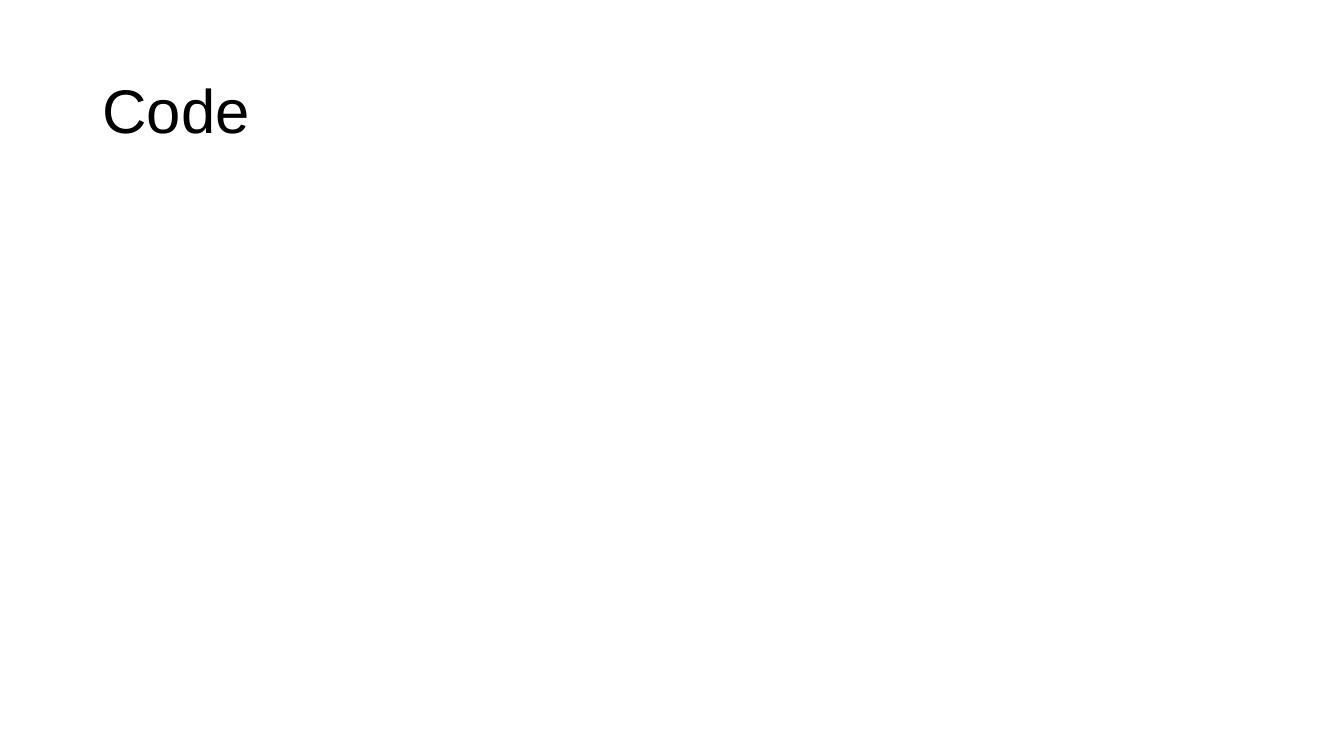
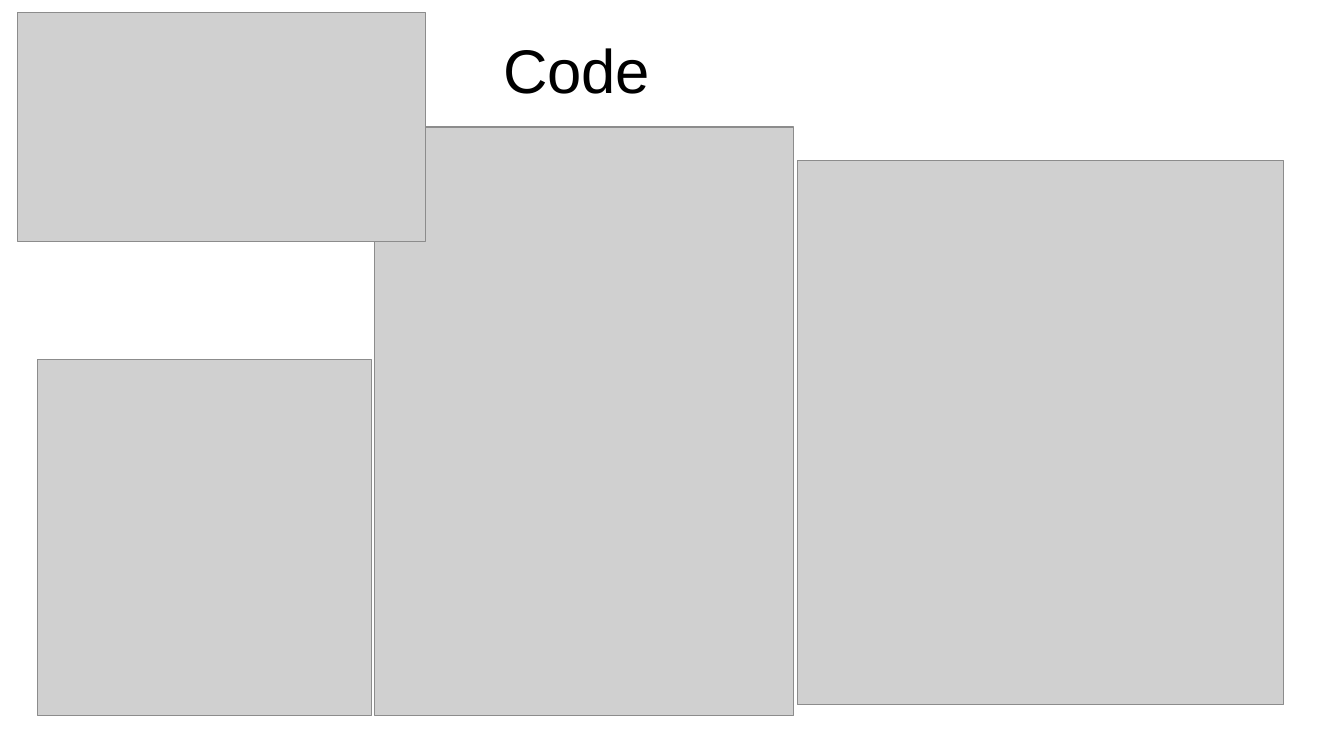
Before and after one commit to MuxammilSidd/FAST-KHI-Semester-3, a slide deck: slide 18 of Data Structures (Theory)/Slides/Ms. Rafia's GCR/DSA Week#04-05 Ms.Rafia.pptx (slide 11 before the commit). Drawn at 1344x756 pixels with LibreOffice and Linux fonts; fonts in the diff are those of the drawing; grey boxes stand for pictures. Boxes give left, top, right and bottom in pixels: in the first picture for what was removed or moved away, otherwise in the second. Text is boxed around its words. In the diff, an @@ line names an element or a change of style, - is before the commit and + after.

```diff
--- a/Data Structures (Theory)/Slides/Ms. Rafia's GCR/DSA Week#04-05 Ms.Rafia.pptx
+++ b/Data Structures (Theory)/Slides/Ms. Rafia's GCR/DSA Week#04-05 Ms.Rafia.pptx
@@ picture added at bbox=[17, 13, 425, 242] @@
@@ title "Code": place and size @@
-title "Code" at bbox=[102, 88, 249, 134]
+title "Code" at bbox=[503, 48, 650, 94]
@@ picture added at bbox=[375, 127, 795, 716] @@
@@ picture added at bbox=[798, 160, 1285, 705] @@
@@ picture added at bbox=[37, 359, 371, 716] @@
```
Also in this commit, not shown: 7 slides added, 45 other files.
